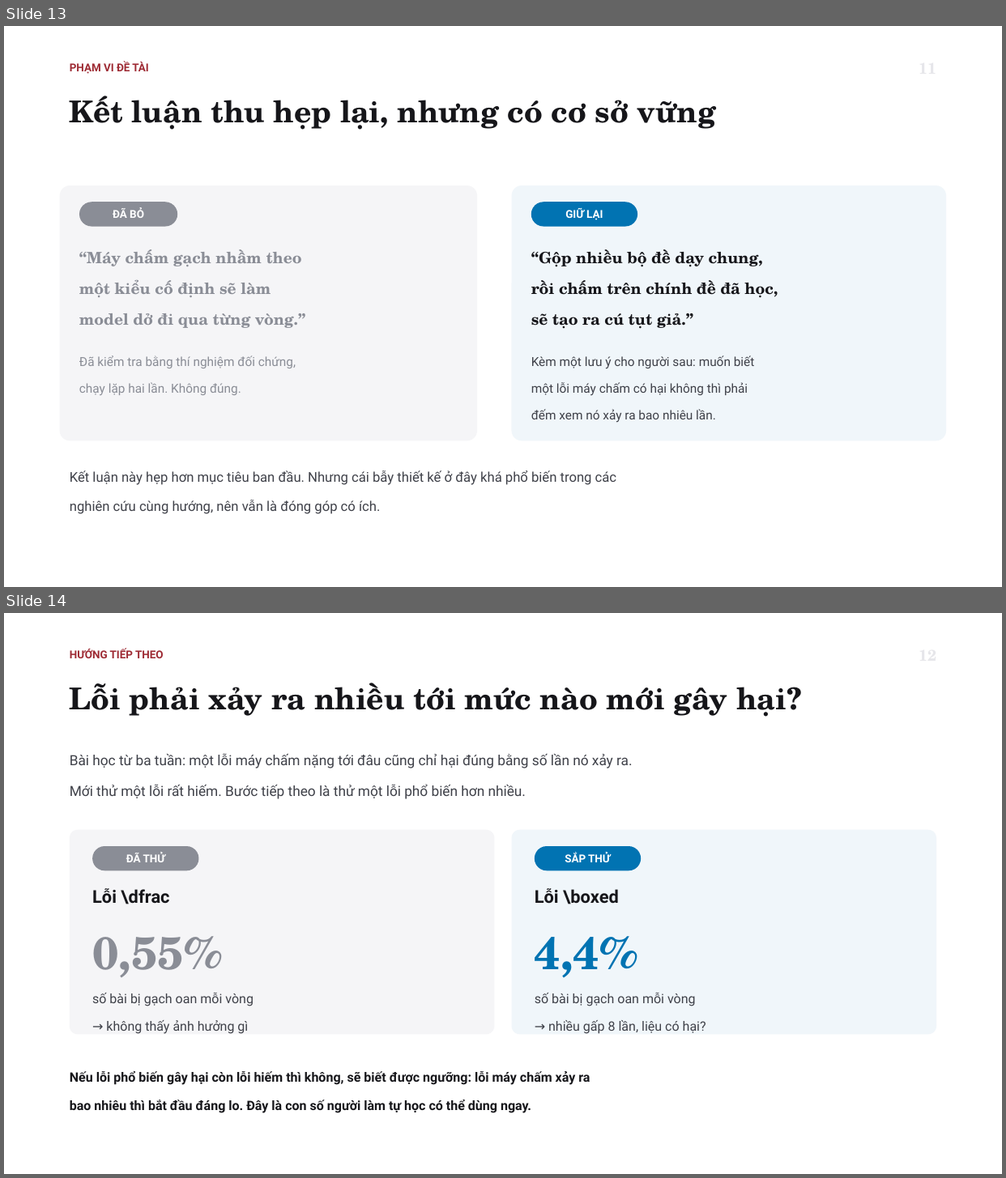
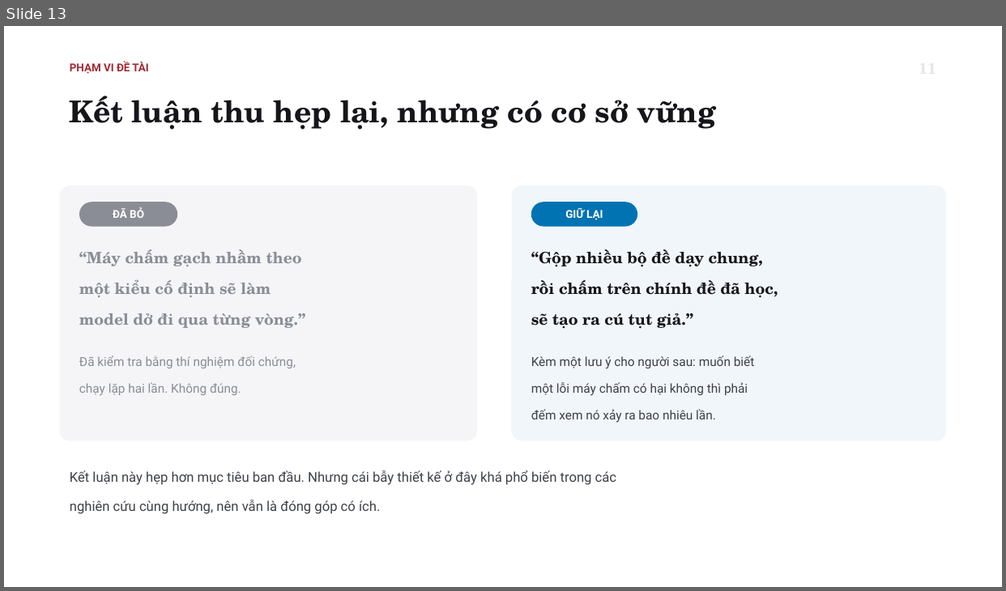
Before and after one commit to tsan2711/DACNTT_2026, a slide deck: BaoCaoTienDo_Tuan1-3_52300057_52300006.pptx. Shown one above the other, each under a label of ours: slides 13 and 14 before the commit, slide 13 after it. The pictures are 1006x1178 and 1006x591 pixels, drawn with LibreOffice and Linux fonts; fonts in the diff are those of the drawing. Boxes give left, top, right and bottom in pixels: in the first picture for what was removed or moved away, otherwise in the second. Text is boxed around its words. In the diff, an @@ line names an element or a change of style, - is before the commit and + after.

```diff
--- a/BaoCaoTienDo_Tuan1-3_52300057_52300006.pptx
+++ b/BaoCaoTienDo_Tuan1-3_52300057_52300006.pptx
@@ slide 14 removed at (4,613,1002,1174), background #FFFFFF @@
@@ text removed at (70,649,164,658) @@
-HƯỚNG TIẾP THEO
@@ text removed at (70,683,802,717) @@
-Lỗi phải xảy ra nhiều tới mức nào mới gây hại?
@@ text removed at (70,753,632,799) @@
-Bài học từ ba tuần: một lỗi máy chấm nặng tới đâu cũng chỉ hại đúng bằng số lần nó xảy ra.
-Mới thử một lỗi rất hiếm. Bước tiếp theo là thử một lỗi phổ biến hơn nhiều.
@@ rounded rectangle removed at (70,830,495,1034) @@
@@ rounded rectangle removed at (512,830,937,1034) @@
@@ rounded rectangle removed at (92,846,198,871) @@
-ĐÃ THỬ
@@ rounded rectangle removed at (535,846,641,871) @@
-SẮP THỬ
@@ text removed at (92,888,169,905) @@
-Lỗi \dfrac
@@ text removed at (535,888,619,905) @@
-Lỗi \boxed
@@ text removed at (92,936,222,977) @@
-0,55%
@@ text removed at (535,936,638,978) @@
-4,4%
@@ text removed at (92,993,253,1034) @@
-số bài bị gạch oan mỗi vòng
-→ không thấy ảnh hưởng gì
@@ text removed at (535,993,706,1034) @@
-số bài bị gạch oan mỗi vòng
-→ nhiều gấp 8 lần, liệu có hại?
@@ text removed at (70,1071,590,1114) @@
-Nếu lỗi phổ biến gây hại còn lỗi hiếm thì không, sẽ biết được ngưỡng: lỗi máy chấm xảy ra
-bao nhiêu thì bắt đầu đáng lo. Đây là con số người làm tự học có thể dùng ngay.
```
Also in this commit, not shown: 4 slides changed, 2 slides added, 3 other slides removed, 4 other files.
